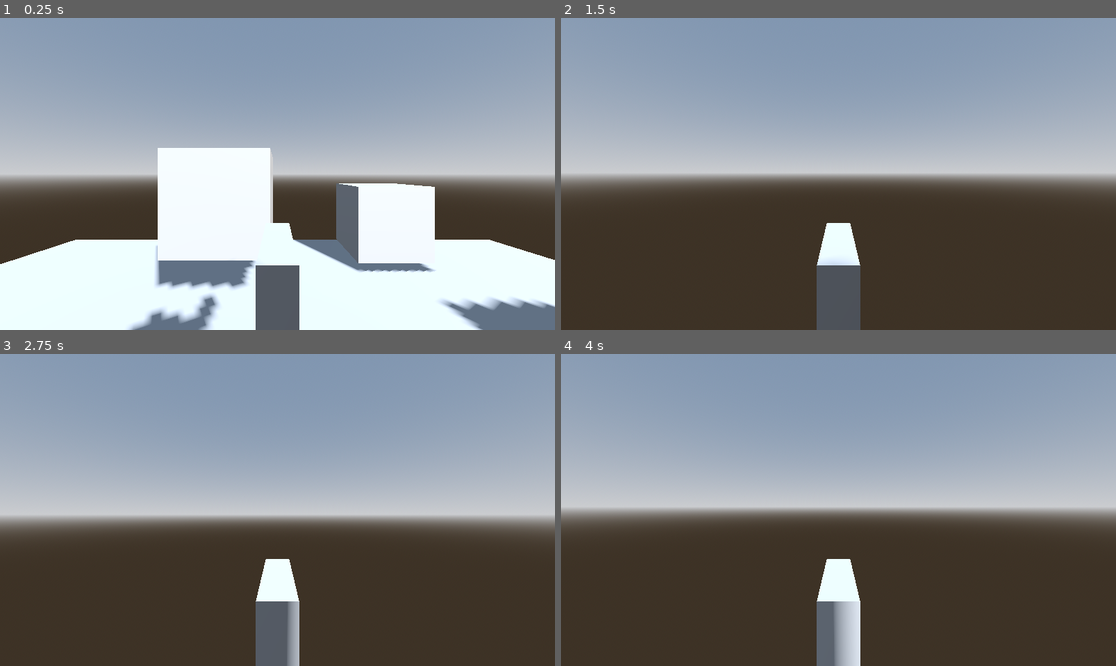
Above: before the commit, frames 1-4 (two rows, left to right).
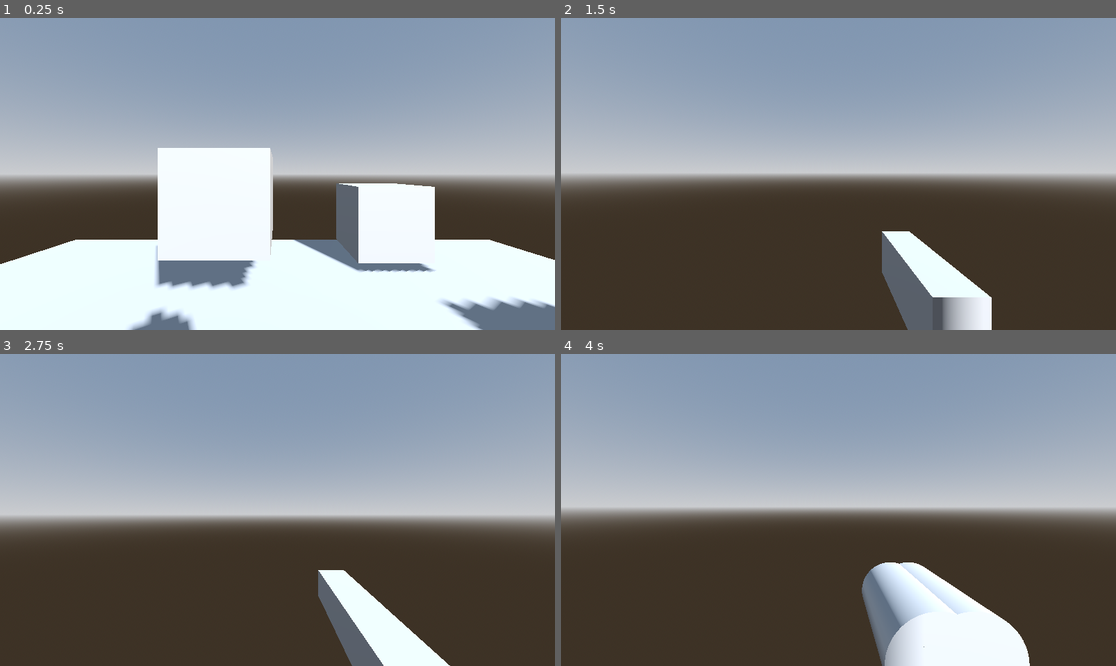
Above: after the commit, the same moments.

Repository: lel-game/TheBestGameYouEverImagined
Game: Godot game, scene res://Scenes/test_place.tscn
Same seed, same stepped clock (60 frames per second), same inputs: the game is played once before the commit and once after it. This scene is started directly instead of the project's main scene.
Inputs (mouse positions are in pixels of both pictures, inside the frame that each line leads up to):
- Up to frame 1 (0.25 s): no input
- Up to frame 2 (1.5 s): tap Enter at 0.5 s; move the mouse to (866, 174) at 0.52 s; hold W (move_forward) from 0.53 s (still down); tap 1 (1, bound only after the commit) at 0.6 s; tap Space (jump) at 0.77 s; tap 2 (2, bound only after the commit) at 0.8, 1.35 s; move the mouse to (810, 174) at 1.27 s
- Up to frame 3 (2.75 s): keep holding W (move_forward); tap Space (jump) at 1.52 s; tap 3 (3, bound only after the commit) at 1.55, 2.1 s; move the mouse to (288, 503) at 2.02 s; tap 1 (1, bound only after the commit) at 2.3 s
- Up to frame 4 (4 s): keep holding W (move_forward); move the mouse to (832, 516) at 2.77 s; click (832, 516) at 2.85 s; tap Space (jump) at 3.02, 3.77 s; tap 2 (2, bound only after the commit) at 3.05 s; move the mouse to (877, 513) at 3.52 s; tap 1 (1, bound only after the commit) at 3.6 s; tap 3 (3, bound only after the commit) at 3.8 s

The runs differ from the first frame. In frame 1, 2.3% of the frame differs, in the area x 33-54%, y 65-100%; in frame 2, 6.7%; in frame 3, 6.1%; in frame 4, 9.5%, in the area x 46-85%, y 65-100%.

Commit message:
Shotgun adn weapon siwtch
Added the ability to switch weapons and also added the shotgun

Diff:
--- a/Game/wavedefensenightlysurviveorso/Scenes/luger/pistol.tscn
+++ b/Game/wavedefensenightlysurviveorso/Scenes/luger/pistol.tscn
@@ -7,7 +7,7 @@
 
 [sub_resource type="Resource" id="Resource_646vd"]
 script = ExtResource("2_15kab")
-firerate = 0.1
+firerate = 0.2
 damage = 0.2
 current_ammo = 12
 magazine_size = 12
--- a/Game/wavedefensenightlysurviveorso/Scenes/player.tscn
+++ b/Game/wavedefensenightlysurviveorso/Scenes/player.tscn
@@ -1,7 +1,7 @@
 [gd_scene load_steps=5 format=3 uid="uid://dsohvml5hjnck"]
 
 [ext_resource type="Script" uid="uid://bklngeyl4vada" path="res://Scripts/player.gd" id="1_v0iea"]
-[ext_resource type="PackedScene" uid="uid://d3g1to0gw8w2q" path="res://UZI.tscn" id="2_cvnsp"]
+[ext_resource type="Script" uid="uid://dth40j6en0x03" path="res://Scenes/weapon_holder.gd" id="2_cvnsp"]
 
 [sub_resource type="ConvexPolygonShape3D" id="ConvexPolygonShape3D_onrkg"]
 points = PackedVector3Array(-0.125207, -0.532801, -0.480507, 0.0227831, 0.47607, 0.498884, 0.169713, 0.559144, 0.464172 …(924 unchanged characters)…
@@ -26,5 +26,6 @@
 [node name="Camera3D" type="Camera3D" parent="Head/CameraPivot"]
 transform = Transform3D(1, 0, 0, 0, 1, 0, 0, 0, 1, 0, 0.570684, 0)
 
-[node name="UZI" parent="Head/CameraPivot" instance=ExtResource("2_cvnsp")]
-transform = Transform3D(1, 0, 0, 0, 1, 0, 0, 0, 1, 0, 0, -1.33737)
+[node name="WeaponHolder" type="Node3D" parent="Head/CameraPivot"]
+transform = Transform3D(0.999997, 0, 0.00230382, 0, 1, 0, -0.00230382, 0, 0.999997, 0.420103, 0, -1.09194)
+script = ExtResource("2_cvnsp")
--- /dev/null
+++ b/Game/wavedefensenightlysurviveorso/Scenes/weapon_holder.gd
@@ -0,0 +1,35 @@
+extends Node3D
+class_name WeaponHolder
+var current_weapon = "UZI"
+
+var uzi = preload("res://UZI.tscn")
+var pistol = preload("res://Scenes/luger/pistol.tscn")
+const shotgun = preload("res://shotgun.tscn")
+
+func set_weapon():
+	if current_weapon == "Pistol":
+		if get_child(0):
+			get_child(0).queue_free()
+		var new_weapon = pistol.instantiate()
+		add_child(new_weapon)
+	if current_weapon == "UZI":
+		if get_child(0):
+			get_child(0).queue_free()
+		var new_weapon = uzi.instantiate()
+		add_child(new_weapon)
+	if current_weapon == "Shotgun":
+		if get_child(0):
+			get_child(0).queue_free()
+		var new_weapon = shotgun.instantiate()
+		add_child(new_weapon)
+
+func _process(delta):
+	if Input.is_action_just_pressed("1"):
+		current_weapon = "Pistol"
+		set_weapon()
+	if Input.is_action_just_pressed("2"):
+		current_weapon = "UZI"
+		set_weapon()
+	if Input.is_action_just_pressed("3"):
+		current_weapon = "Shotgun"
+		set_weapon()
--- a/Game/wavedefensenightlysurviveorso/Scripts/basic_bullet.gd
+++ b/Game/wavedefensenightlysurviveorso/Scripts/basic_bullet.gd
@@ -1,11 +1,13 @@
 extends Node3D
 class_name Bullet
-@onready var direction = get_parent().get_parent().global_transform.basis.z
+@onready var direction = Vector3(0,0,1)
 var speed = -100
 
 func _ready():
-	look_at(direction+global_position)
+	visible = false
 
 func _physics_process(delta):
 	look_at(direction+global_position)
+	look_at(direction+global_position)
 	global_position += direction * speed * delta
+	visible = true
--- a/Game/wavedefensenightlysurviveorso/Scripts/single_shot_component.gd
+++ b/Game/wavedefensenightlysurviveorso/Scripts/single_shot_component.gd
@@ -17,10 +17,9 @@
 	weapon_manager.rotate_y(randf_range(-sway_amount,sway_amount))
 	#SPAWN IN BULLET
 	var new_bullet = (bullet.instantiate() as Bullet)
+	add_child(new_bullet)
 	new_bullet.global_position = muzzle_position.global_position
 	new_bullet.direction = muzzle_position.global_transform.basis.z
-	add_child(new_bullet)
-
 
 func attempt_shot():
 	if weapon_manager.gun_data.current_ammo > 0 and not reload_manager.reloading:
--- a/Game/wavedefensenightlysurviveorso/project.godot
+++ b/Game/wavedefensenightlysurviveorso/project.godot
@@ -67,6 +67,21 @@
 "events": [Object(InputEventKey,"resource_local_to_scene":false,"resource_name":"","device":0,"window_id":0,"alt_presse …(189 unchanged characters)…
 ]
 }
+1={
+"deadzone": 0.2,
+"events": [Object(InputEventKey,"resource_local_to_scene":false,"resource_name":"","device":-1,"window_id":0,"alt_pressed":false,"shift_pressed":false,"ctrl_pressed":false,"meta_pressed":false,"pressed":false,"keycode":0,"physical_keycode":49,"key_label":0,"unicode":49,"location":0,"echo":false,"script":null)
+]
+}
+2={
+"deadzone": 0.2,
+"events": [Object(InputEventKey,"resource_local_to_scene":false,"resource_name":"","device":-1,"window_id":0,"alt_pressed":false,"shift_pressed":false,"ctrl_pressed":false,"meta_pressed":false,"pressed":false,"keycode":0,"physical_keycode":50,"key_label":0,"unicode":50,"location":0,"echo":false,"script":null)
+]
+}
+3={
+"deadzone": 0.2,
+"events": [Object(InputEventKey,"resource_local_to_scene":false,"resource_name":"","device":-1,"window_id":0,"alt_pressed":false,"shift_pressed":false,"ctrl_pressed":false,"meta_pressed":false,"pressed":false,"keycode":0,"physical_keycode":51,"key_label":0,"unicode":51,"location":0,"echo":false,"script":null)
+]
+}
 
 [rendering]
 
--- /dev/null
+++ b/Game/wavedefensenightlysurviveorso/shotgun.tscn
@@ -0,0 +1,54 @@
+[gd_scene load_steps=7 format=3 uid="uid://clixm5h15kxx4"]
+
+[ext_resource type="Script" uid="uid://dn6lgftvj0v0c" path="res://Scripts/BaseWeaponManager.gd" id="1_7oeqp"]
+[ext_resource type="Script" uid="uid://y4ch53swjb0v" path="res://GunData/GunData.gd" id="2_7oeqp"]
+[ext_resource type="Script" uid="uid://dejewan0rdipb" path="res://Scripts/reload_component.gd" id="3_gda1h"]
+[ext_resource type="Script" uid="uid://vlmfs8fjocwy" path="res://shotgun_shot_component.gd" id="4_a8mn3"]
+
+[sub_resource type="Resource" id="Resource_a8mn3"]
+script = ExtResource("2_7oeqp")
+firerate = 0.75
+damage = 0.2
+current_ammo = 2
+magazine_size = 2
+custom_reload_size = 5
+reload_speed = 0.5
+spread = 7.5
+pellets = 9
+metadata/_custom_type_script = "uid://y4ch53swjb0v"
+
+[sub_resource type="CylinderMesh" id="CylinderMesh_qvfgu"]
+top_radius = 0.2
+bottom_radius = 0.2
+height = 0.7
+
+[node name="shotgun" type="Node3D" node_paths=PackedStringArray("shot_component", "reload_component")]
+script = ExtResource("1_7oeqp")
+gun_data = SubResource("Resource_a8mn3")
+shot_component = NodePath("ShotgunShotComponent")
+reload_component = NodePath("ReloadComponent")
+metadata/_custom_type_script = "uid://dn6lgftvj0v0c"
+
+[node name="ReloadComponent" type="Node" parent="." node_paths=PackedStringArray("weapon_manager")]
+script = ExtResource("3_gda1h")
+weapon_manager = NodePath("..")
+reload_type = 0
+metadata/_custom_type_script = "uid://dejewan0rdipb"
+
+[node name="ShotgunShotComponent" type="Node" parent="." node_paths=PackedStringArray("weapon_manager", "reload_manager", "muzzle_position")]
+script = ExtResource("4_a8mn3")
+firing_type = 0
+weapon_manager = NodePath("..")
+reload_manager = NodePath("../ReloadComponent")
+muzzle_position = NodePath("../Marker3D")
+
+[node name="MeshInstance3D" type="MeshInstance3D" parent="."]
+transform = Transform3D(1, 0, 0, 0, -4.37114e-08, 1, 0, -1, -4.37114e-08, 0.0775589, 0, 0)
+mesh = SubResource("CylinderMesh_qvfgu")
+
+[node name="MeshInstance3D2" type="MeshInstance3D" parent="."]
+transform = Transform3D(1, 0, 0, 0, -4.37114e-08, 1, 0, -1, -4.37114e-08, -0.0529728, 0, 0)
+mesh = SubResource("CylinderMesh_qvfgu")
+
+[node name="Marker3D" type="Marker3D" parent="."]
+transform = Transform3D(1, 0, 0, 0, 1, 0, 0, 0, 1, 0, 0, -0.36892)
--- /dev/null
+++ b/Game/wavedefensenightlysurviveorso/shotgun_shot_component.gd
@@ -0,0 +1,23 @@
+extends ShotComponent
+class_name ShotgunShotComponent
+
+
+func shoot():
+	weapon_manager.gun_data.current_ammo -= 1
+	weapon_manager.gun_data.current_ammo = clamp(weapon_manager.gun_data.current_ammo,0,weapon_manager.gun_data.magazine_size)
+	#SPAWN IN BULLET
+	var first_bullet = (bullet.instantiate() as Bullet)
+	add_child(first_bullet)
+	first_bullet.global_position = muzzle_position.global_position
+	first_bullet.direction = muzzle_position.global_transform.basis.z
+	for i in range(weapon_manager.gun_data.pellets):
+		var new_bullet = (bullet.instantiate() as Bullet)
+		add_child(new_bullet)
+		new_bullet.global_position = muzzle_position.global_position
+		var spread = deg_to_rad(weapon_manager.gun_data.spread)
+		var pellets = weapon_manager.gun_data.pellets
+		var facing_direction = muzzle_position.global_transform.basis.z
+		var bullet_direction_spread = facing_direction.rotated(Vector3.UP,spread)
+		var bullet_direction_final = bullet_direction_spread.rotated(facing_direction.normalized(),2*PI/pellets*i)
+		print(bullet_direction_final)
+		new_bullet.direction = bullet_direction_final
Not shown, added: Game/wavedefensenightlysurviveorso/Scenes/weapon_holder.gd.uid
Not shown, added: Game/wavedefensenightlysurviveorso/shotgun_shot_component.gd.uid
